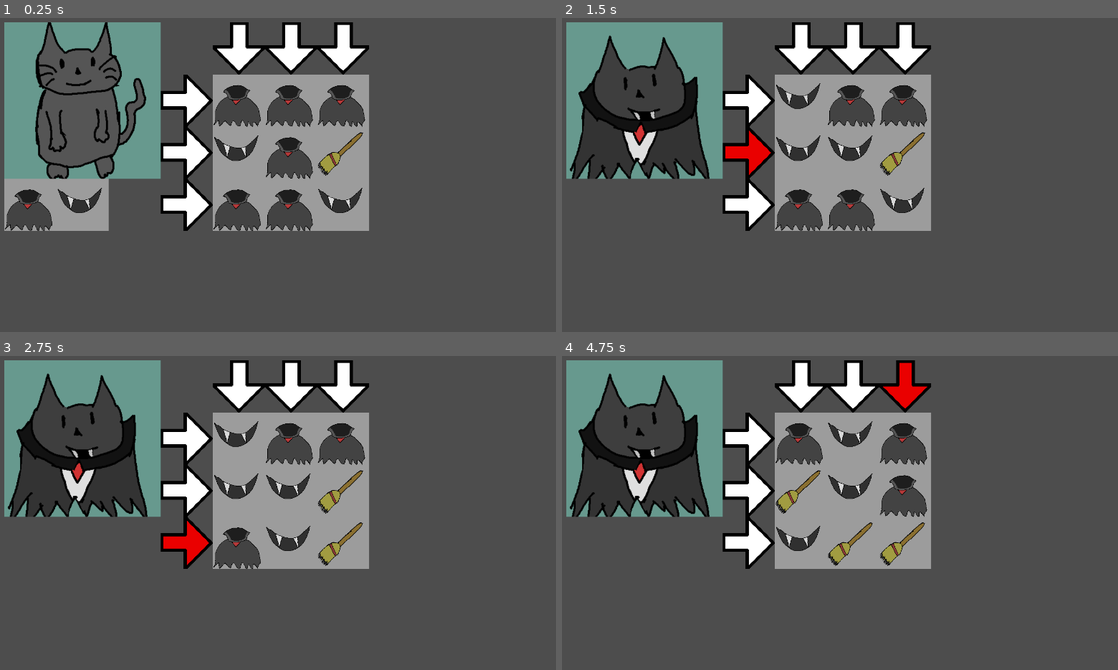
Above: before the commit, frames 1-4 (two rows, left to right).
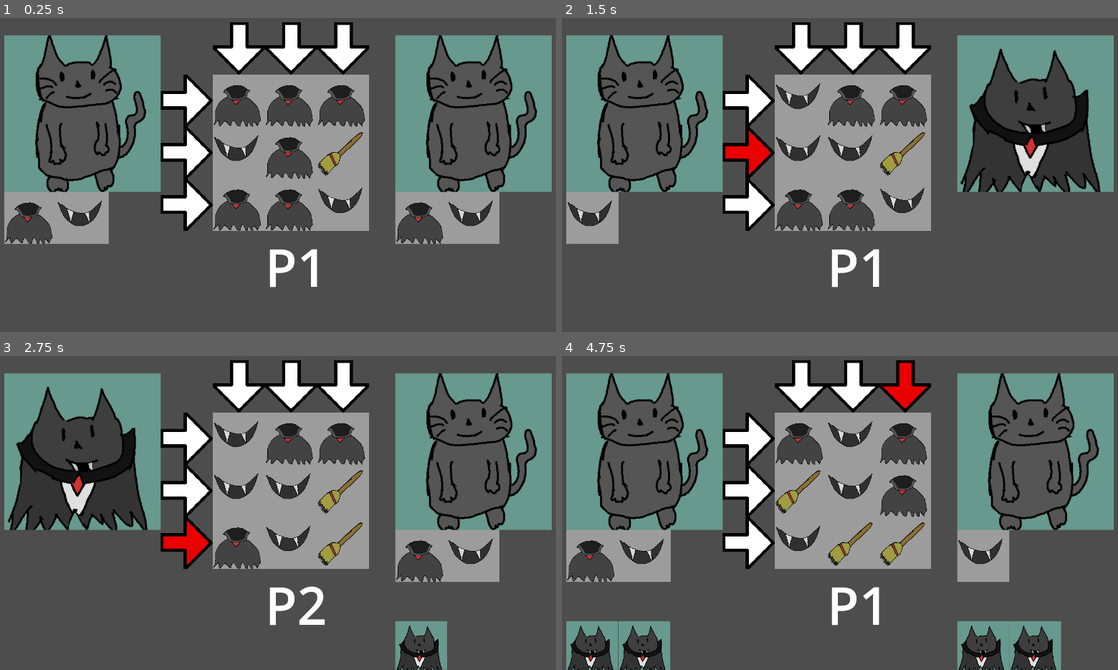
Above: after the commit, the same moments.

Repository: Zami77/CatCostumeParty
Game: Godot game, scene res://managers/MatchManager.tscn
Same seed, same stepped clock (60 frames per second), same inputs: the game is played once before the commit and once after it.
Inputs (mouse positions are in pixels of both pictures, inside the frame that each line leads up to):
- Up to frame 1 (0.25 s): no input
- Up to frame 2 (1.5 s): click (751, 99) at 0.5 s; click (751, 153) at 1.25 s
- Up to frame 3 (2.75 s): click (189, 544) at 2 s
- Up to frame 4 (4.75 s): click (801, 387) at 2.75 s; click (851, 387) at 3.5 s; click (906, 387) at 4.25 s

The runs differ from the first frame. In frame 1, 19% of the frame differs, in the area x 0-100%, y 1-86%; in frame 2, 22%; in frame 3, 20%; in frame 4, 27%, in the area x 0-100%, y 1-100%.

Commit message:
two player and dressed cat area impl

Diff:
--- a/CatCostumeParty/common/ScenePaths.gd
+++ b/CatCostumeParty/common/ScenePaths.gd
@@ -8,3 +8,5 @@
 static var costume_piece_packed_scene = preload("res://costume_pieces/CostumePiece.tscn")
 static var costume_cat_packed_scene = preload("res://costume_cats/CostumeCat.tscn")
 static var dracula_costume_cat_packed_scene = preload("res://costume_cats/dracula_cat/DraculaCostumeCat.tscn")
+
+static var all_costume_cats_packed_scenes = [dracula_costume_cat_packed_scene]
--- a/CatCostumeParty/common/UtilHelper.gd
+++ b/CatCostumeParty/common/UtilHelper.gd
@@ -13,3 +13,8 @@
 	var costume_piece: CostumePiece = ScenePaths.costume_piece_packed_scene.instantiate()
 	costume_piece.costume_component = costume_component
 	return costume_piece
+
+static func create_random_costume_cat() -> CostumeCat:
+	var rng = RandomNumberGenerator.new()
+	rng.randomize()
+	return ScenePaths.all_costume_cats_packed_scenes[rng.randi_range(0, len(ScenePaths.all_costume_cats_packed_scenes) - 1)].instantiate()
--- a/CatCostumeParty/managers/MatchManager.gd
+++ b/CatCostumeParty/managers/MatchManager.gd
@@ -2,12 +2,55 @@
 extends Node2D
 
 @onready var costume_piece_grid: CostumePieceGrid = get_node("CostumePieceGrid")
-@onready var costume_cat_area: Node2D = get_node("CostumeCatArea")
+@onready var costume_cat_area_p1: Node2D = get_node("CostumeCatAreaP1")
+@onready var costume_cat_area_p2: Node2D = get_node("CostumeCatAreaP2")
+@onready var dressed_cat_area_p1: Node2D = get_node("DressedCatAreaP1")
+@onready var dressed_cat_area_p2: Node2D = get_node("DressedCatAreaP2")
+
+@onready var turn_label: Label = get_node("TurnLabel")
+enum TurnState { P1, P2, GAME_END }
+var turn_state = TurnState.P1
+var is_ai = false
 
 func _ready():
 	costume_piece_grid.pieces_selected.connect(_on_pieces_selected)
+	_setup_costume_cat_areas()
+	_update_turn()
+
+func _setup_costume_cat_areas() -> void:
+	if not costume_cat_area_p1.get_child_count():
+		var rand_costume_cat = UtilHelper.create_random_costume_cat()
+		costume_cat_area_p1.add_child(rand_costume_cat)
+		rand_costume_cat.costume_completed.connect(_on_costume_completed.bind(rand_costume_cat, TurnState.P1))
+	if not costume_cat_area_p2.get_child_count():
+		var rand_costume_cat = UtilHelper.create_random_costume_cat()
+		costume_cat_area_p2.add_child(rand_costume_cat)
+		rand_costume_cat.costume_completed.connect(_on_costume_completed.bind(rand_costume_cat, TurnState.P2))
+
+
+func _update_turn() -> void:
+	turn_label.text = TurnState.keys()[turn_state]
+
+func _get_costume_cat_and_dressed_area(player: TurnState) -> Dictionary:
+	var costume_cat_area
+	var dressed_cat_area
+	if player == TurnState.P1:
+		costume_cat_area = costume_cat_area_p1
+		dressed_cat_area = dressed_cat_area_p1
+	elif player == TurnState.P2:
+		costume_cat_area = costume_cat_area_p2
+		dressed_cat_area = dressed_cat_area_p2
+	return {
+		"costume_cat_area": costume_cat_area,
+		"dressed_cat_area": dressed_cat_area
+	}
 
 func _on_pieces_selected(selected_pieces) -> void:
+	if turn_state == TurnState.GAME_END:
+		return
+
+	var costume_cat_area = _get_costume_cat_and_dressed_area(turn_state).costume_cat_area
+
 	for child in costume_cat_area.get_children():
 		if child is CostumeCat:
 			var pieces_left = child.costume_pieces_still_left.duplicate(true)
@@ -18,3 +61,22 @@
 					pieces_left.erase(piece.costume_component)
 			for add_piece in pieces_to_add:
 				child.add_piece(add_piece)
+	# swap turns
+	turn_state = TurnState.P2 if turn_state == TurnState.P1 else TurnState.P1
+	_update_turn()
+
+func _on_costume_completed(completed_cat: CostumeCat, owning_player: TurnState) -> void:
+	var costume_cat_area_and_dressed_area = _get_costume_cat_and_dressed_area(owning_player)
+	var costume_cat_area: Node2D = costume_cat_area_and_dressed_area.costume_cat_area
+	var dressed_cat_area: Node2D = costume_cat_area_and_dressed_area.dressed_cat_area
+	# temp timer to see cat in costume, TODO: tween animation
+	await get_tree().create_timer(1.0).timeout
+	costume_cat_area.remove_child(completed_cat)
+	_add_dressed_cat(completed_cat, dressed_cat_area)
+	_setup_costume_cat_areas()
+
+func _add_dressed_cat(completed_cat: CostumeCat, dressed_cat_area: Node2D) -> void:
+	var width_pos = dressed_cat_area.get_child_count() * Dimensions.costume_piece_width
+	dressed_cat_area.add_child(completed_cat)
+	completed_cat.scale = Vector2(0.33, 0.33)
+	completed_cat.position = Vector2(width_pos, 0)
--- a/CatCostumeParty/managers/MatchManager.tscn
+++ b/CatCostumeParty/managers/MatchManager.tscn
@@ -1,8 +1,7 @@
-[gd_scene load_steps=4 format=3 uid="uid://fudjsw5rof3m"]
+[gd_scene load_steps=3 format=3 uid="uid://fudjsw5rof3m"]
 
 [ext_resource type="Script" path="res://managers/MatchManager.gd" id="1_s3c2u"]
 [ext_resource type="PackedScene" uid="uid://bt757vxvg1fgg" path="res://costume_piece_grid/CostumePieceGrid.tscn" id="2_kdm08"]
-[ext_resource type="PackedScene" uid="uid://c72rwq7cqyfb8" path="res://costume_cats/dracula_cat/DraculaCostumeCat.tscn" id="3_2o1l2"]
 
 [node name="MatchManager" type="Node2D"]
 script = ExtResource("1_s3c2u")
@@ -10,8 +9,22 @@
 [node name="CostumePieceGrid" parent="." instance=ExtResource("2_kdm08")]
 position = Vector2(544, 160)
 
-[node name="CostumeCatArea" type="Node2D" parent="."]
+[node name="CostumeCatAreaP1" type="Node2D" parent="."]
 position = Vector2(32, 64)
 
-[node name="DraculaCostumeCat" parent="CostumeCatArea" instance=ExtResource("3_2o1l2")]
-position = Vector2(0, -32)
+[node name="DressedCatAreaP1" type="Node2D" parent="."]
+position = Vector2(32, 672)
+
+[node name="CostumeCatAreaP2" type="Node2D" parent="."]
+position = Vector2(992, 64)
+
+[node name="DressedCatAreaP2" type="Node2D" parent="."]
+position = Vector2(992, 672)
+
+[node name="TurnLabel" type="Label" parent="."]
+offset_left = 672.0
+offset_top = 544.0
+offset_right = 824.0
+offset_bottom = 722.0
+theme_override_font_sizes/font_size = 128
+text = "P1"
